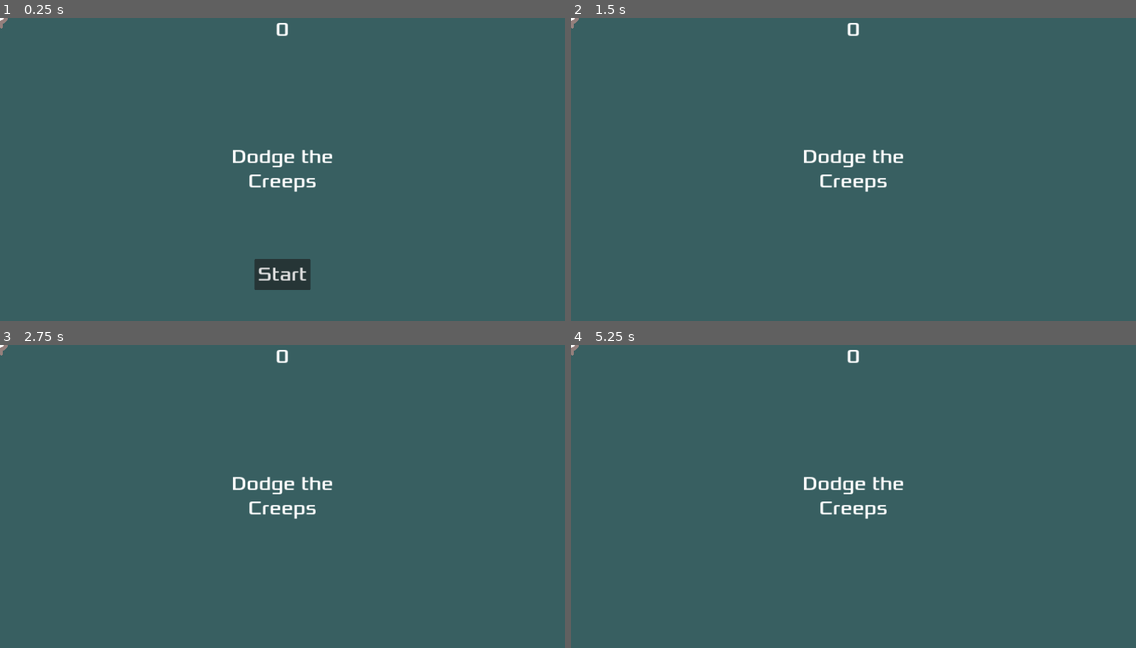
Above: before the commit, frames 1-4 (two rows, left to right).
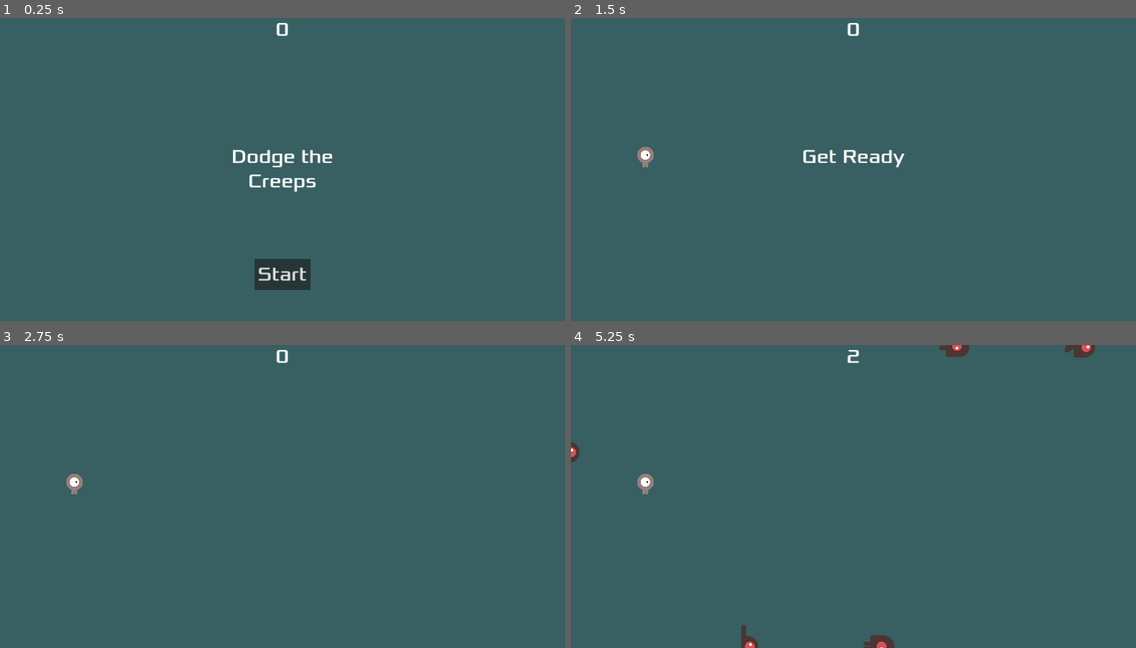
Above: after the commit, the same moments.

Repository: prostosevshi/GodotDodgeGame
Game: Godot game, scene res://main.tscn
The game is run twice, just before and just after one commit, with the same random seed, the same clock (stepped at 60 frames per second) and the same inputs.
Inputs:
- Up to frame 1 (0.25 s): no input
- Up to frame 2 (1.5 s): click "Start" at 0.5 s; tap Enter at 1.25 s; hold D (move_right) from 1.28 s (still down)
- Up to frame 3 (2.75 s): tap Space at 2 s; release D (move_right) at 2.03 s; hold S (move_down) from 2.03 s (still down)
- Up to frame 4 (5.25 s): tap Enter at 2.75 s; release S (move_down) at 2.78 s; hold D (move_right) 2.78-3.53 s; tap Space at 3.5 s; hold W (move_up) 3.53-4.28 s; hold A (move_left) from 4.28 s (still down)

The runs differ from the first frame. In frame 1, less than 0.1% of the frame differs, in the area x 0-2%, y 0-4%; in frame 2, 0.9%; in frame 3, 0.8%; in frame 4, 1.6%, in the area x 0-93%, y 0-100%.
Error before the commit: Parse Error: Expected statement, found "Indent" instead. (res://player.gd:71)
Error after the commit: Invalid operands 'Vector2' and 'Nil' in operator '*'. (res://player.gd:84)

Commit message:
actual first

Diff:
--- a/player.gd
+++ b/player.gd
@@ -63,9 +63,9 @@
 		dodge_direction = Vector2(-1, -1)  # Вверх-влево
 
 	# Если враг обнаружен, убегаем в противоположную сторону
-
+	if dodge_direction != Vector2.ZERO:
 		# Вычисляем противоположное направление уклонения
-	var flee_direction = dodge_direction.normalized()
+		var flee_direction = -dodge_direction.normalized()
 
 		# Применяем уклонение
 		velocity = flee_direction * speed
--- a/player.tscn
+++ b/player.tscn
@@ -56,7 +56,6 @@
 [node name="Player" type="Area2D"]
 z_index = 10
 script = ExtResource("1")
-speed = null
 
 [node name="AnimatedSprite2D" type="AnimatedSprite2D" parent="."]
 scale = Vector2(0.5, 0.5)
